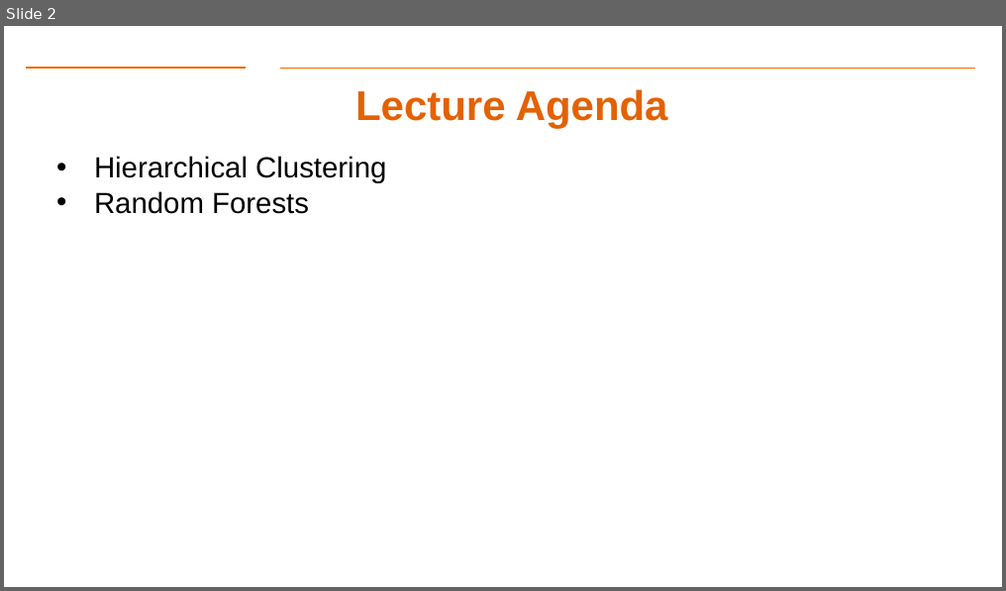
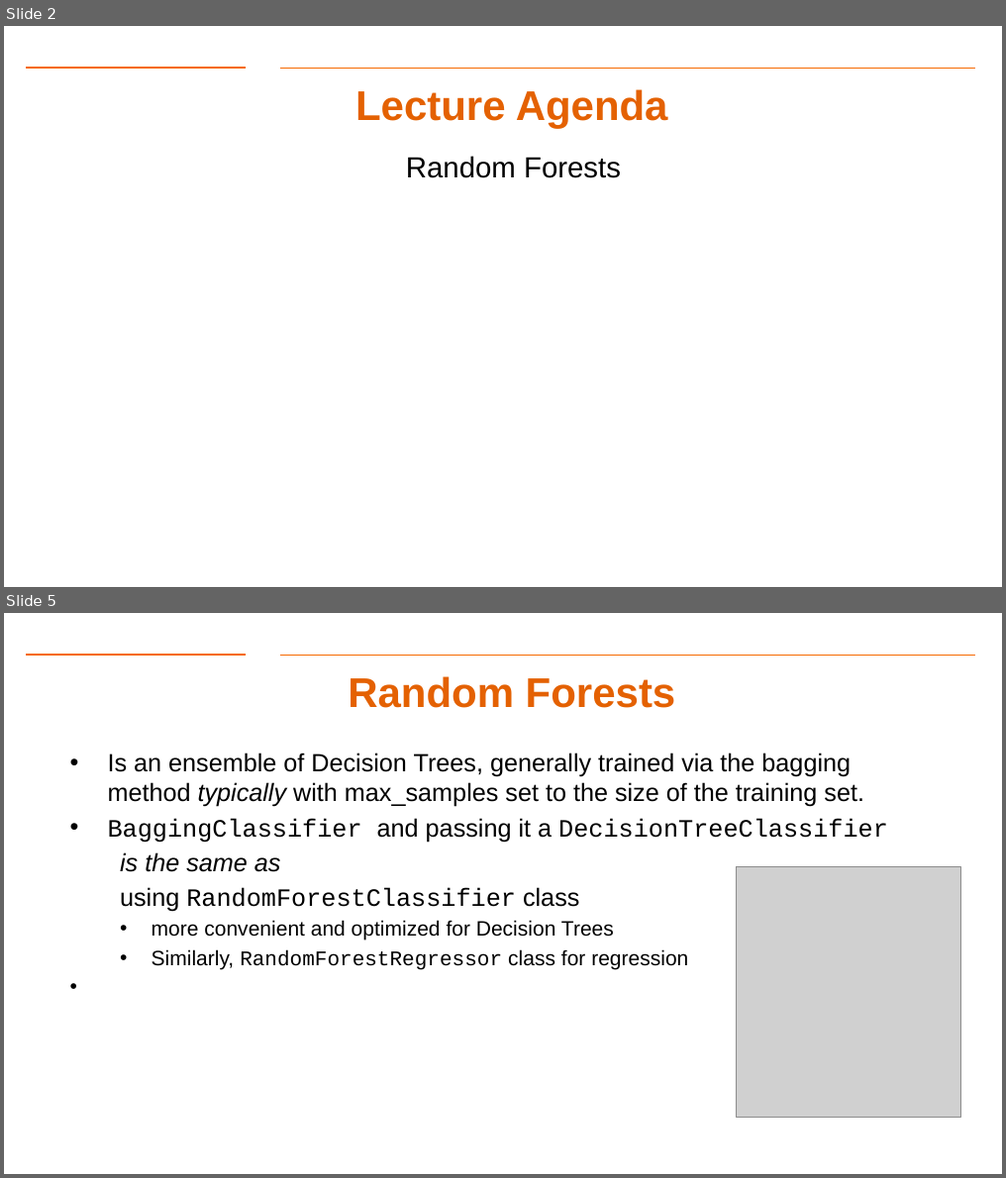
Before and after one commit to gk5951/RIT-DSCI-633-FDS, a slide deck: Syllabus/Lecture11/Lec11.pptx. Shown one above the other, each under a label of ours: slide 2 before the commit, slides 2 and 5 after it; the slides between them are not shown. The pictures are 1006x591 and 1006x1178 pixels, drawn with LibreOffice and Linux fonts; fonts in the diff are those of the drawing; grey boxes stand for pictures; background and template pictures are left out. Boxes give left, top, right and bottom in pixels: in the first picture for what was removed or moved away, otherwise in the second. Text is boxed around its words. In the diff, an @@ line names an element or a change of style, - is before the commit and + after.

```diff
--- a/Syllabus/Lecture11/Lec11.pptx
+++ b/Syllabus/Lecture11/Lec11.pptx
@@ slide 5 added at (x1=4, y1=613, x2=1002, y2=1174), background #FFFFFF; not listed: 2 template elements that a slide beside it also shows @@
@@ text added at (x1=348, y1=676, x2=676, y2=708), 40 pt, text #E46102, bold @@
+Random Forests
@@ text added at (x1=108, y1=753, x2=888, y2=970), 24 pt, text #000000 @@
+• Is an ensemble of Decision Trees, generally trained via the bagging method typically with max_samples set to the size of the training set.
+• BaggingClassifier and passing it a DecisionTreeClassifier
+  is the same as
+using RandomForestClassifier class
+  • more convenient and optimized for Decision Trees
+  • Similarly, RandomForestRegressor class for regression
@@ picture added at (x1=737, y1=867, x2=960, y2=1118) @@
@@ slide 2 changed as well @@
@@ text "Random Forests" at (x1=406, y1=156, x2=621, y2=178): bullet • to none @@
@@ text at (x1=94, y1=156, x2=386, y2=183): paragraph removed @@
-• Hierarchical Clustering
```
Also in this commit, not shown: 2 other slides changed, 6 other slides added, 15 slides removed, 7 other files.
